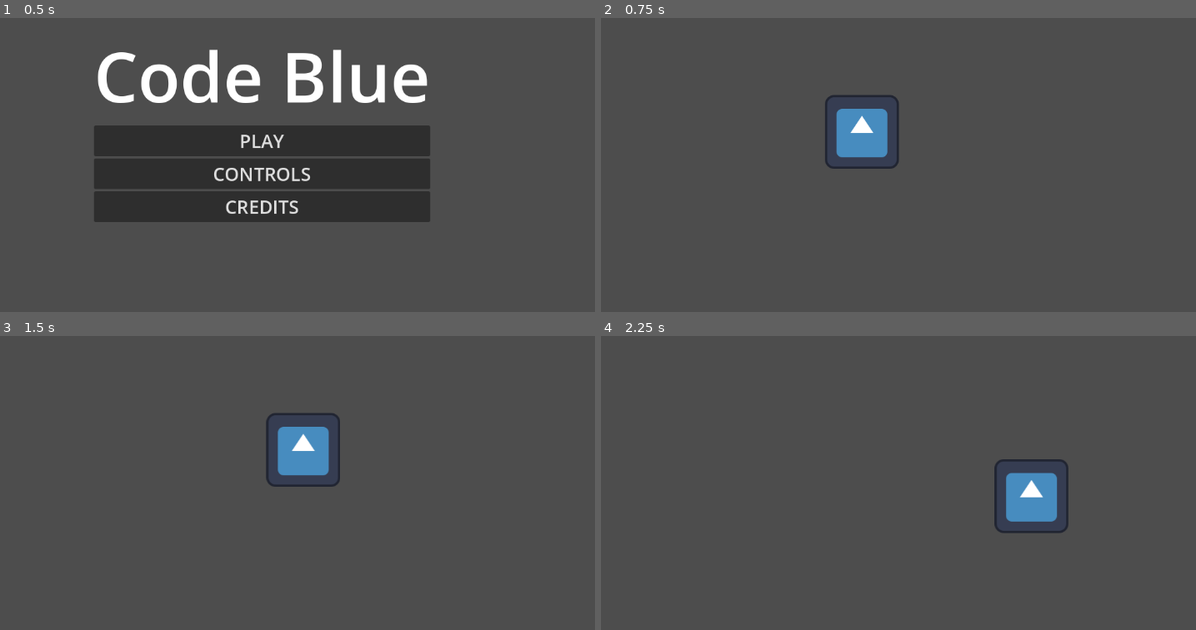
Above: before the commit, frames 1-4 (two rows, left to right).
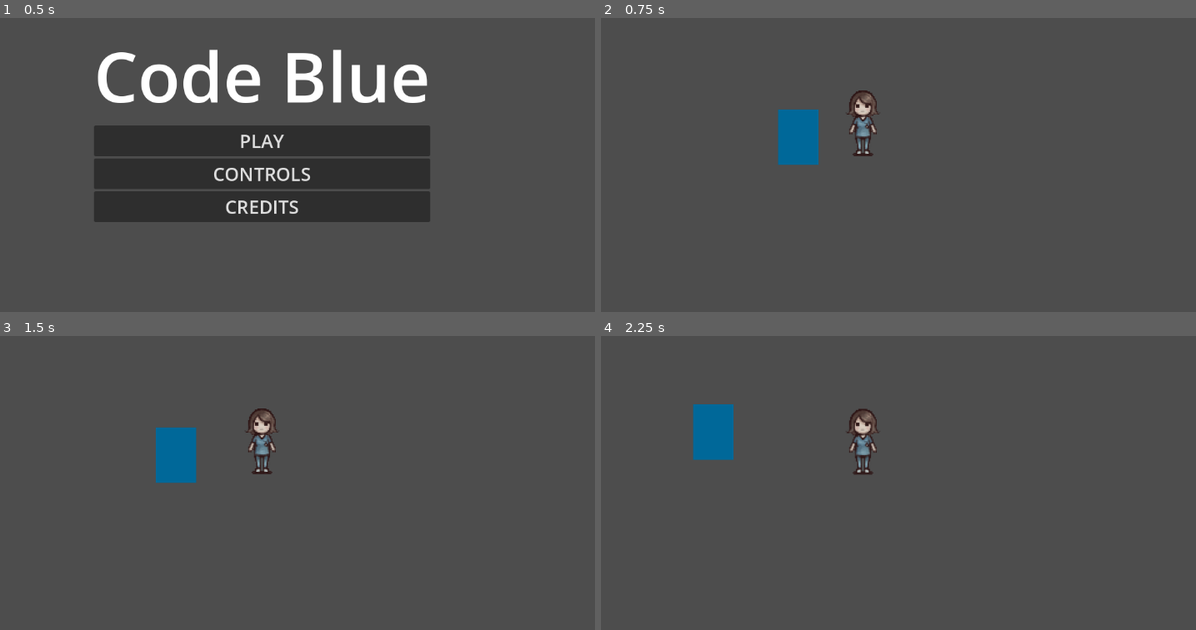
Above: after the commit, the same moments.

Repository: HanaAhmedMahmoud/Code-Blue
Game: Godot game, scene res://Scenes/MainMenu.tscn
The game is run twice, just before and just after one commit, with the same random seed, the same clock (stepped at 60 frames per second) and the same inputs. The engine's default icon, where the game draws it, is replaced by a stand-in: a white triangle on a blue panel in a dark square.
Inputs:
- Up to frame 1 (0.5 s): no input
- Up to frame 2 (0.75 s): click "PLAY" at 0.5 s
- Up to frame 3 (1.5 s): tap Enter at 1.25 s; hold D (right) from 1.28 s (still down)
- Up to frame 4 (2.25 s): release D (right) at 2.03 s; hold S (down) from 2.03 s (still down)

Frame 1 is identical in both runs. In frame 2, 3.3% of the frame differs, in the area x 29-50%, y 24-52%; in frame 3, 3.7%; in frame 4, 3.8%, in the area x 15-79%, y 23-68%.

Commit message:
Angel - Organise files, start animating player

Diff:
--- a/Scenes/GameScene.tscn
+++ b/Scenes/GameScene.tscn
@@ -6,3 +6,10 @@
 
 [node name="Player" parent="." instance=ExtResource("1_c7wp6")]
 position = Vector2(574, 336)
+
+[node name="ColorRect" type="ColorRect" parent="."]
+offset_left = 280.0
+offset_top = 283.0
+offset_right = 420.0
+offset_bottom = 475.0
+color = Color(0, 0.407843, 0.6, 1)
--- a/Scenes/PlayerScene.tscn
+++ b/Scenes/PlayerScene.tscn
@@ -1,34 +1,64 @@
-[gd_scene load_steps=8 format=3 uid="uid://uhy7jnx51fk4"]
+[gd_scene load_steps=10 format=3 uid="uid://uhy7jnx51fk4"]
 
-[ext_resource type="Texture2D" uid="uid://dkqvah1pes3v6" path="res://icon.svg" id="1_o7gdg"]
+[ext_resource type="Texture2D" uid="uid://dmmoonohrggmu" path="res://Art/Characters/nursesprite.png" id="2_10wre"]
 [ext_resource type="Script" path="res://Scripts/Player.gd" id="2_uxfj7"]
 [ext_resource type="Script" path="res://Scripts/StateMachine.gd" id="3_1vsl1"]
 [ext_resource type="Script" path="res://Scripts/States/PlayerMove.gd" id="4_cmsmg"]
 [ext_resource type="Script" path="res://Scripts/States/PlayerIdle.gd" id="5_ahgkq"]
 
-[sub_resource type="SpriteFrames" id="SpriteFrames_cfhus"]
-animations = [{
-"frames": [{
-"duration": 1.0,
-"texture": ExtResource("1_o7gdg")
-}],
-"loop": true,
-"name": &"default",
-"speed": 5.0
-}]
+[sub_resource type="CapsuleShape2D" id="CapsuleShape2D_5cbdt"]
+radius = 38.5
+height = 215.0
 
-[sub_resource type="RectangleShape2D" id="RectangleShape2D_hb2a6"]
-size = Vector2(119, 119)
+[sub_resource type="Animation" id="Animation_nvp4q"]
+resource_name = "move_down"
+length = 0.8
+loop_mode = 1
+tracks/0/type = "value"
+tracks/0/imported = false
+tracks/0/enabled = true
+tracks/0/path = NodePath("Sprite2D:region_rect")
+tracks/0/interp = 1
+tracks/0/loop_wrap = true
+tracks/0/keys = {
+"times": PackedFloat32Array(0, 0.2, 0.4, 0.6),
+"transitions": PackedFloat32Array(1, 1, 1, 1),
+"update": 1,
+"values": [Rect2(0, 565.901, 145.43, 249.677), Rect2(145.43, 565.901, 145.777, 246.785), Rect2(0, 565.901, 145.43, 249.677), Rect2(291.207, 565.901, 149.157, 246.785)]
+}
+
+[sub_resource type="Animation" id="Animation_1prxr"]
+length = 0.001
+tracks/0/type = "value"
+tracks/0/imported = false
+tracks/0/enabled = true
+tracks/0/path = NodePath("Sprite2D:region_rect")
+tracks/0/interp = 1
+tracks/0/loop_wrap = true
+tracks/0/keys = {
+"times": PackedFloat32Array(0),
+"transitions": PackedFloat32Array(1),
+"update": 0,
+"values": [Rect2(0, 565.901, 145.43, 251.554)]
+}
+
+[sub_resource type="AnimationLibrary" id="AnimationLibrary_cend0"]
+_data = {
+"RESET": SubResource("Animation_1prxr"),
+"move_down": SubResource("Animation_nvp4q")
+}
 
 [node name="Player" type="CharacterBody2D" groups=["Player"]]
 script = ExtResource("2_uxfj7")
 
-[node name="AnimatedSprite2D" type="AnimatedSprite2D" parent="."]
-sprite_frames = SubResource("SpriteFrames_cfhus")
+[node name="Sprite2D" type="Sprite2D" parent="."]
+texture = ExtResource("2_10wre")
+region_enabled = true
+region_rect = Rect2(0, 565.901, 145.43, 251.554)
 
 [node name="CollisionShape2D" type="CollisionShape2D" parent="."]
 position = Vector2(0.5, -0.5)
-shape = SubResource("RectangleShape2D_hb2a6")
+shape = SubResource("CapsuleShape2D_5cbdt")
 
 [node name="StateMachine" type="Node" parent="." node_paths=PackedStringArray("initial_state")]
 script = ExtResource("3_1vsl1")
@@ -41,4 +71,9 @@
 script = ExtResource("5_ahgkq")
 
 [node name="Camera2D" type="Camera2D" parent="."]
-enabled = false
+zoom = Vector2(0.5, 0.5)
+
+[node name="AnimationPlayer" type="AnimationPlayer" parent="."]
+libraries = {
+"": SubResource("AnimationLibrary_cend0")
+}
--- a/Scripts/States/PlayerIdle.gd
+++ b/Scripts/States/PlayerIdle.gd
@@ -1,8 +1,16 @@
 extends State
 class_name PlayerIdle
 
+var player
+var anim_player
+
 func enter():
 	print("Player State -> Idle")
+	player = get_tree().get_first_node_in_group("Player")
+	anim_player = player.get_node("AnimationPlayer")
+
+	# Replace this with idle animation.
+	anim_player.stop()
 
 func exit():
 	pass
--- a/Scripts/States/PlayerMove.gd
+++ b/Scripts/States/PlayerMove.gd
@@ -4,10 +4,12 @@
 @export var speed = 400
 
 var player
+var anim_player
 
 func enter():
 	print("Player State -> Move")
 	player = get_tree().get_first_node_in_group("Player")
+	anim_player = player.get_node("AnimationPlayer")
 
 func exit():
 	pass
@@ -18,14 +20,22 @@
 func physics_update(delta):
 	player.velocity = Vector2.ZERO
 
+	var anim_name = ""
+	var current_anim = anim_player.current_animation
+
+
 	if Input.is_action_pressed("right"):
 		player.velocity.x += 1
 	if Input.is_action_pressed("left"):
 		player.velocity.x -= 1
 	if Input.is_action_pressed("down"):
 		player.velocity.y += 1
+		anim_name = "move_down"
 	if Input.is_action_pressed("up"):
 		player.velocity.y -= 1
+
+	if anim_name != "" and current_anim != anim_name:
+		anim_player.play(anim_name)
 
 	if player.velocity.length() > 0:
 		player.velocity = player.velocity.normalized() * speed
Renamed: doctorsprite.png -> Art/Characters/doctorsprite.png
Not shown, added: Art/Characters/doctorsprite.png.import
Renamed: nursesprite.png -> Art/Characters/nursesprite.png
Not shown, added: Art/Characters/nursesprite.png.import
Not shown, added: Art/Characters/player.txt
Not shown, removed: Art/Zombie/zombie.txt
Binary file removed: onigiri.png
